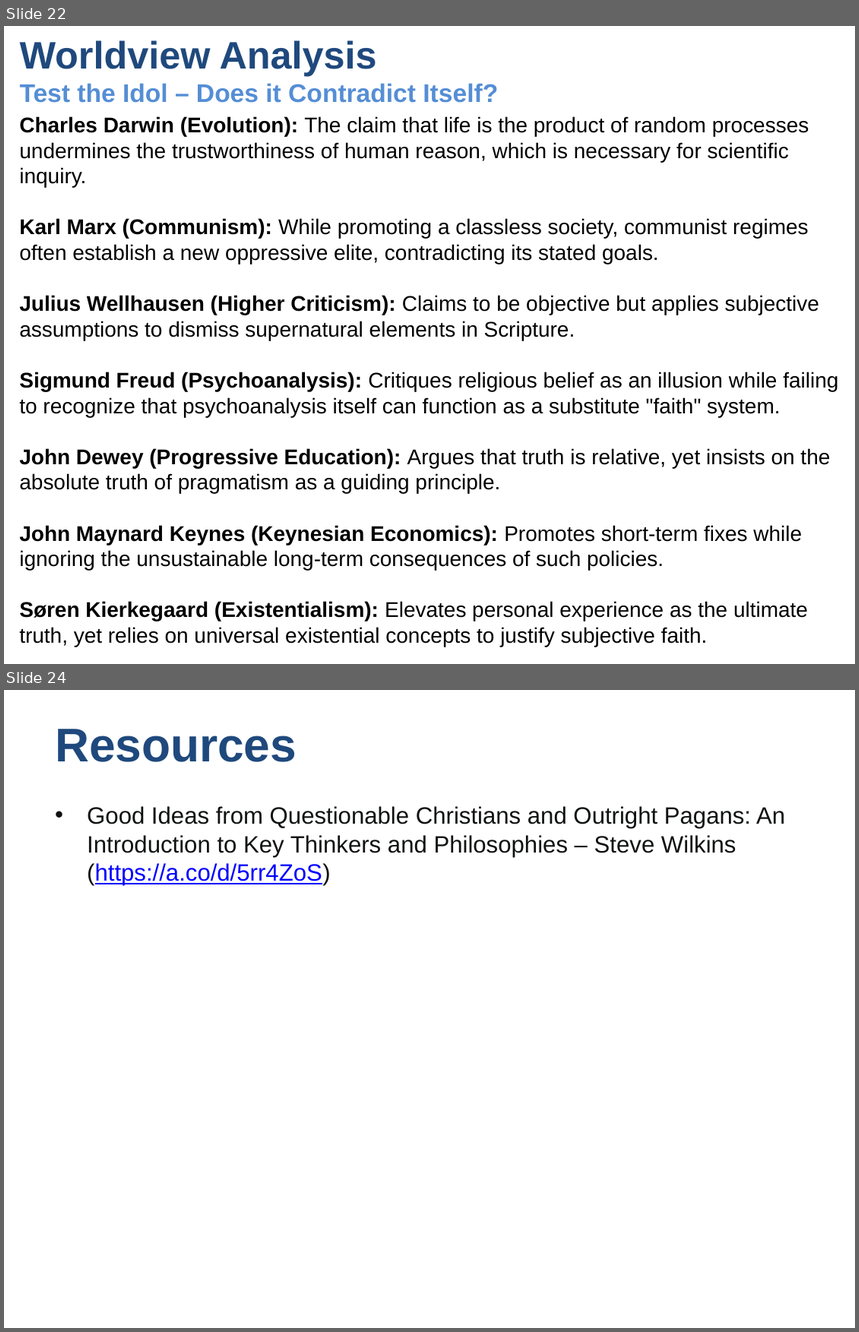
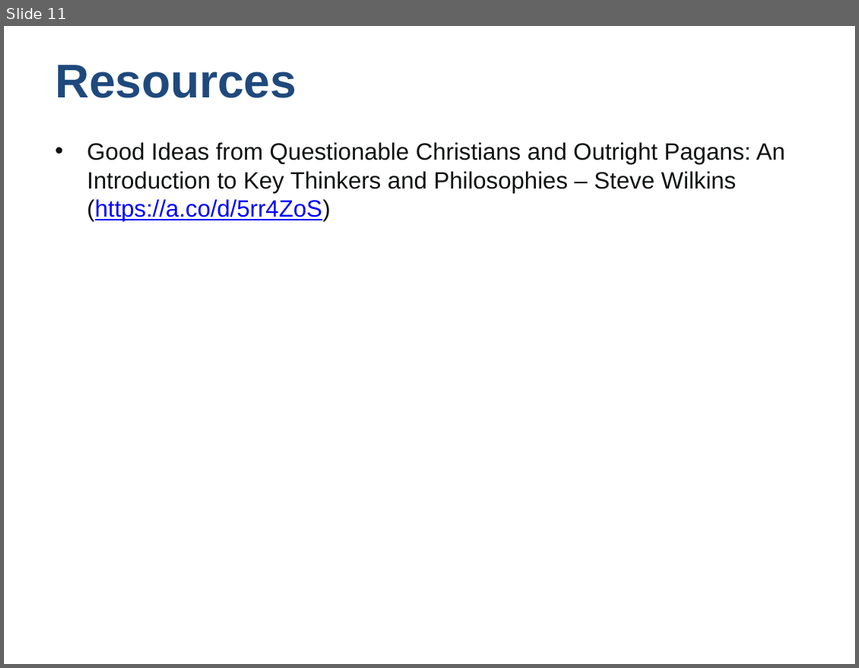
Before and after one commit to UsefulEngines/EvangelismPublic, a slide deck: 2024-Q4/2024-11-24/2024-11-24-Psalms.pptx. Shown one above the other, each under a label of ours: slides 22 and 24 before the commit, slide 11 after it; the slides between them are not shown. The pictures are 859x1332 and 859x668 pixels, drawn with LibreOffice and Linux fonts; fonts in the diff are those of the drawing. Boxes give left, top, right and bottom in pixels: in the first picture for what was removed or moved away, otherwise in the second. Text is boxed around its words. In the diff, an @@ line names an element or a change of style, - is before the commit and + after.

```diff
--- a/2024-Q4/2024-11-24/2024-11-24-Psalms.pptx
+++ b/2024-Q4/2024-11-24/2024-11-24-Psalms.pptx
@@ slide 22 removed at (4, 26, 855, 664), background #FFFFFF @@
@@ title removed at (20, 40, 498, 103) @@
-Worldview Analysis
-Test the Idol – Does it Contradict Itself?
@@ text removed at (19, 116, 838, 647) @@
-Charles Darwin (Evolution): The claim that life is the product of random processes undermines the trustworthiness of human reason, which is necessary for scientific inquiry.
-Karl Marx (Communism): While promoting a classless society, communist regimes often establish a new oppressive elite, contradicting its stated goals.
-Julius Wellhausen (Higher Criticism): Claims to be objective but applies subjective assumptions to dismiss supernatural elements in Scripture.
-Sigmund Freud (Psychoanalysis): Critiques religious belief as an illusion while failing to recognize that psychoanalysis itself can function as a substitute "faith" system.
-John Dewey (Progressive Education): Argues that truth is relative, yet insists on the absolute truth of pragmatism as a guiding principle.
-John Maynard Keynes (Keynesian Economics): Promotes short-term fixes while ignoring the unsustainable long-term consequences of such policies.
-Søren Kierkegaard (Existentialism): Elevates personal experience as the ultimate truth, yet relies on universal existential concepts to justify subjective faith.
@@ what was slide 24 is now slide 11 @@
```
Also in this commit, not shown: 6 slides changed, 2 slides added, 21 other slides removed.
